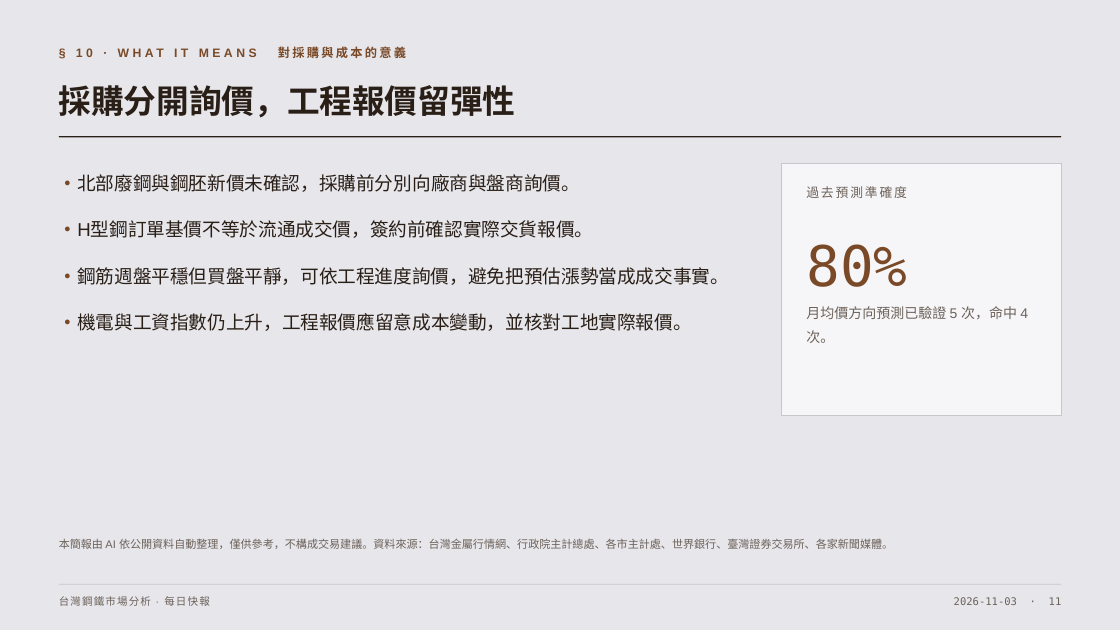
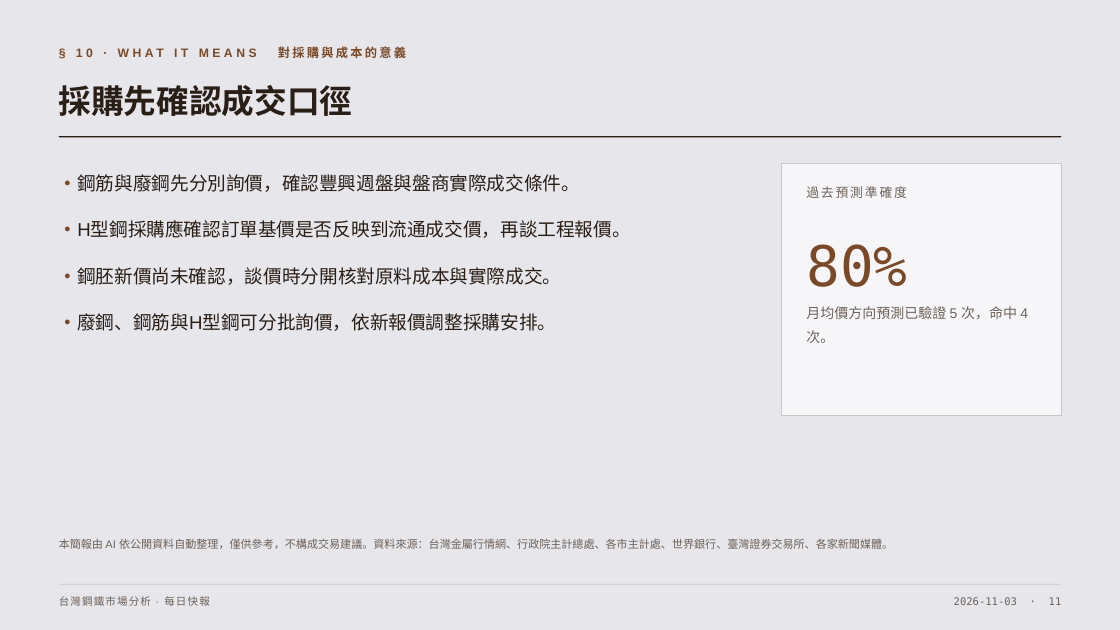
Before and after one commit to lijingchiu/SteelWeb, a slide deck: slide 11 of reports/steel-daily-2026-11-03.pptx. Drawn at 1120x630 pixels with LibreOffice and Linux fonts; fonts in the diff are those of the drawing. Boxes give left, top, right and bottom in pixels: in the first picture for what was removed or moved away, otherwise in the second. Text is boxed around its words. In the diff, an @@ line names an element or a change of style, - is before the commit and + after.

```diff
--- a/reports/steel-daily-2026-11-03.pptx
+++ b/reports/steel-daily-2026-11-03.pptx
@@ text at (59,85,353,116): text changed @@
-採購分開詢價，工程報價留彈性
+採購先確認成交口徑
@@ text at (59,174,631,331): text changed @@
-・北部廢鋼與鋼胚新價未確認，採購前分別向廠商與盤商詢價。
-・H型鋼訂單基價不等於流通成交價，簽約前確認實際交貨報價。
-・鋼筋週盤平穩但買盤平靜，可依工程進度詢價，避免把預估漲勢當成成交事實。
-・機電與工資指數仍上升，工程報價應留意成本變動，並核對工地實際報價。
+・鋼筋與廢鋼先分別詢價，確認豐興週盤與盤商實際成交條件。
+・H型鋼採購應確認訂單基價是否反映到流通成交價，再談工程報價。
+・鋼胚新價尚未確認，談價時分開核對原料成本與實際成交。
+・廢鋼、鋼筋與H型鋼可分批詢價，依新報價調整採購安排。
```
Also in this commit, not shown: 10 other slides changed, 1 other file.
